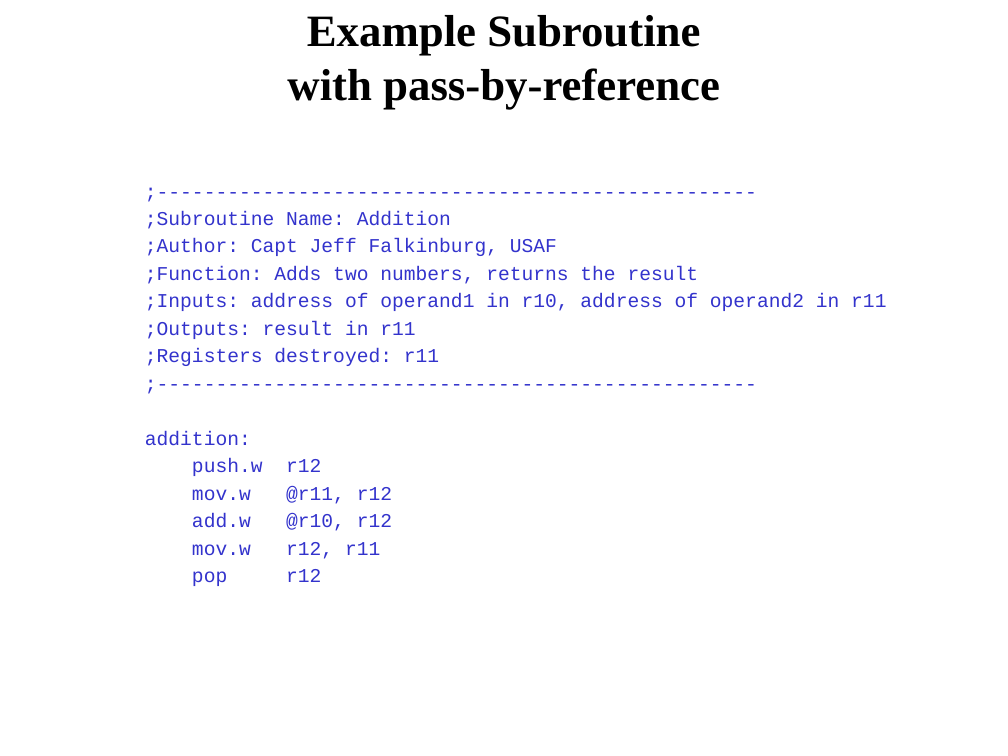
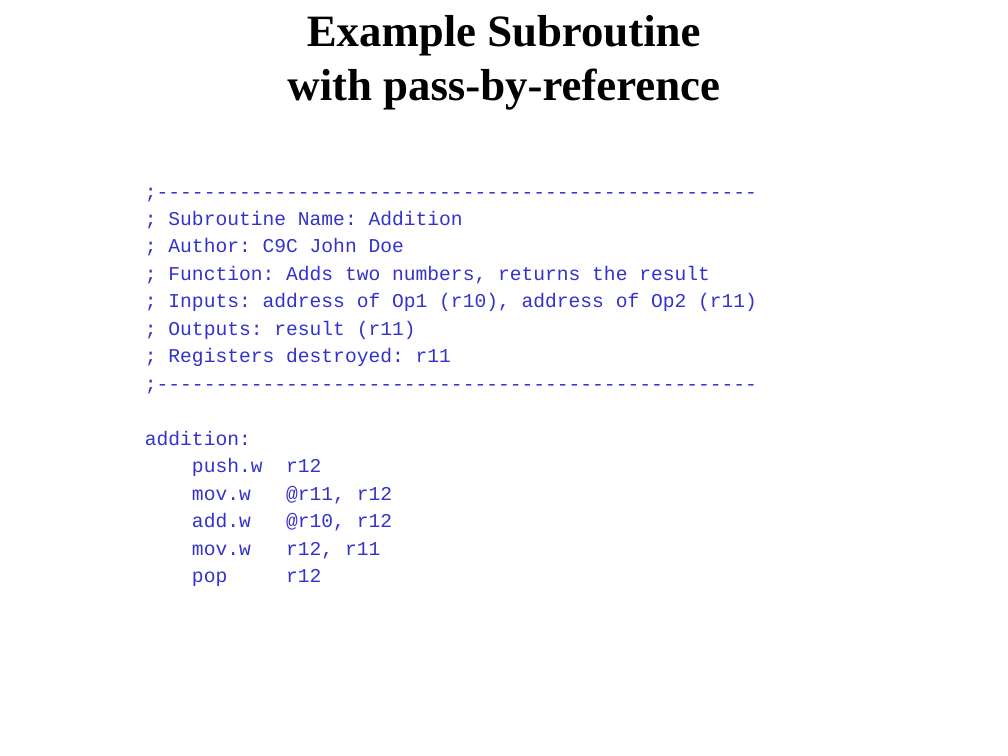
Before and after one commit to pw4rn3r/ECE382, a slide deck: slide 31 of notes/L10/Lsn10.pptx (slide 14 before the commit). Drawn at 1008x756 pixels with LibreOffice and Linux fonts; fonts in the diff are those of the drawing. Boxes give left, top, right and bottom in pixels: in the first picture for what was removed or moved away, otherwise in the second. Text is boxed around its words. In the diff, an @@ line names an element or a change of style, - is before the commit and + after.

```diff
--- a/notes/L10/Lsn10.pptx
+++ b/notes/L10/Lsn10.pptx
@@ text at [168, 211, 757, 366]: text changed @@
-;Subroutine Name: Addition
-;Author: Capt Jeff Falkinburg, USAF
-;Function: Adds two numbers, returns the result
-;Inputs: address of operand1 in r10, address of operand2 in r11
-;Outputs: result in r11
-;Registers destroyed: r11
+; Subroutine Name: Addition
+; Author: C9C John Doe
+; Function: Adds two numbers, returns the result
+; Inputs: address of Op1 (r10), address of Op2 (r11)
+; Outputs: result (r11)
+; Registers destroyed: r11
```
Also in this commit, not shown: 4 other slides changed, 17 slides added, 4 other files.
